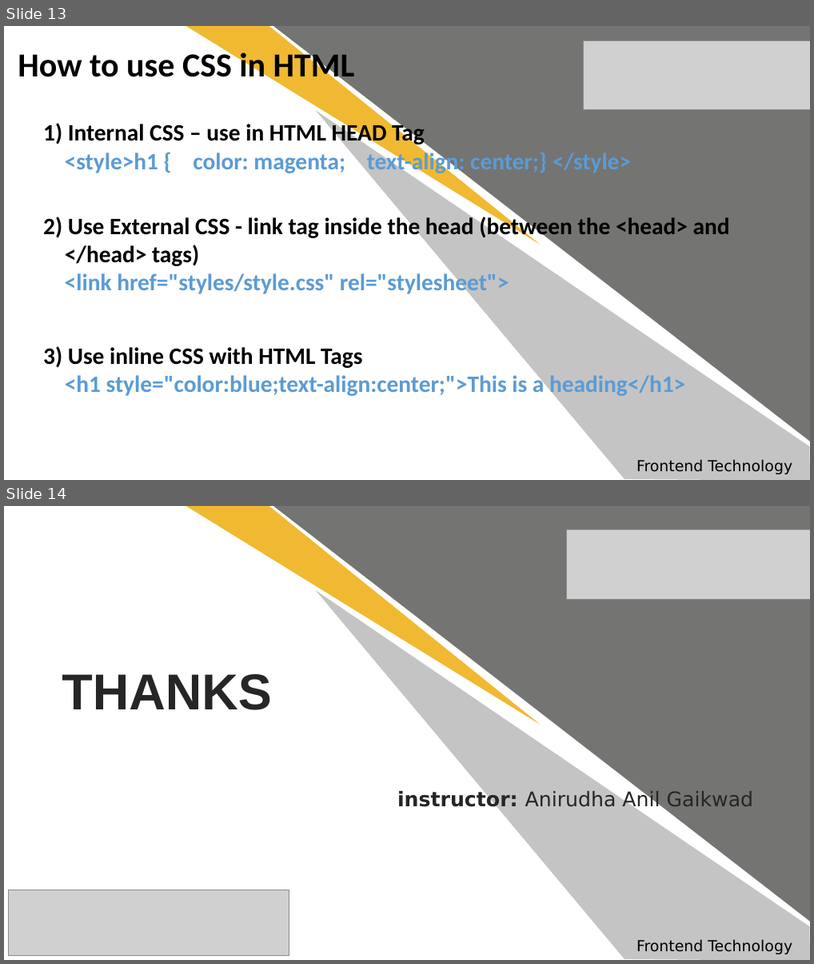
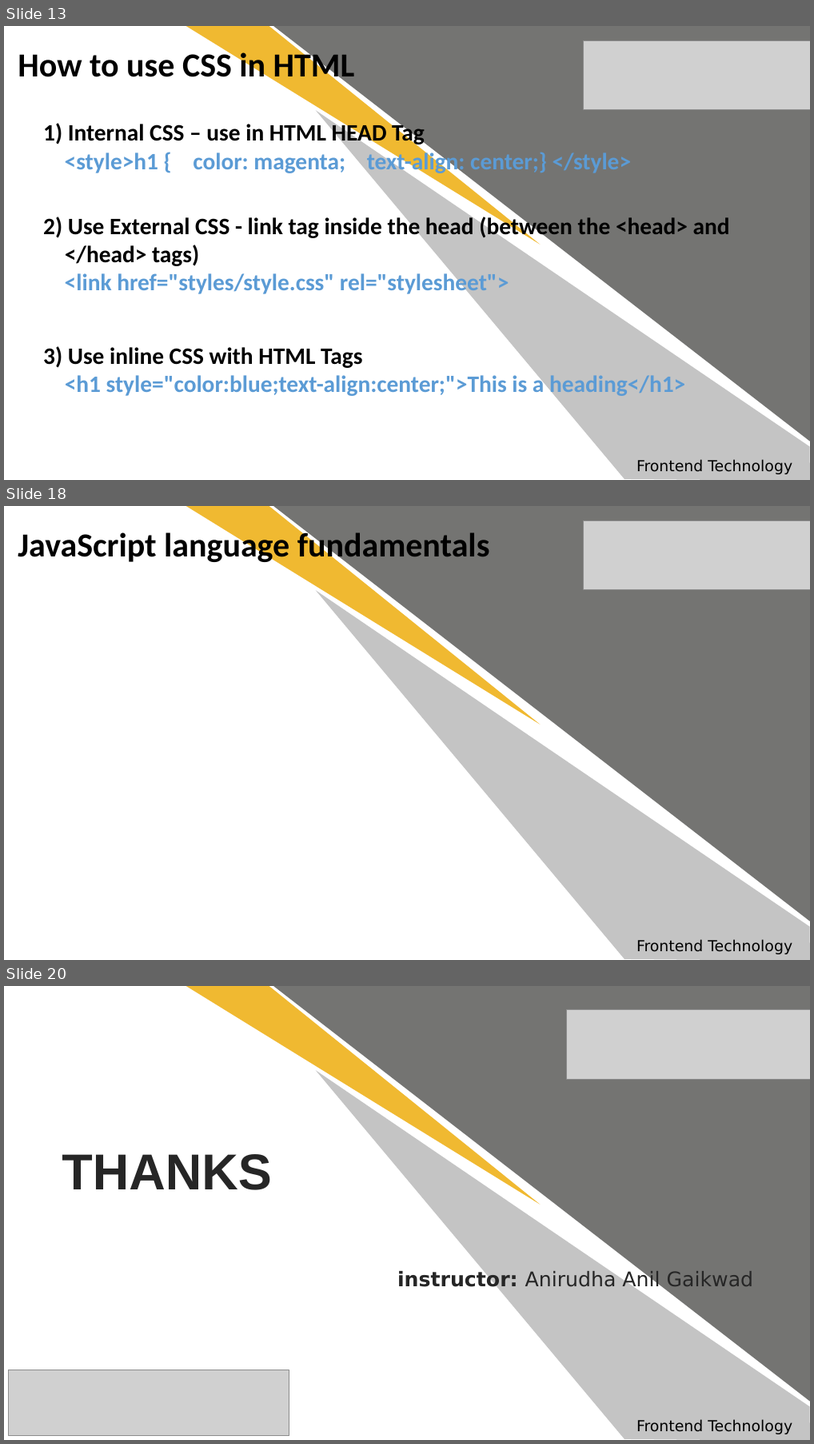
Before and after one commit to anirudhagaikwad/Python_Django_Internship_6Nov20, a slide deck: #2_Front-end_technology.pptx. Shown one above the other, each under a label of ours: slides 13 and 14 before the commit, slides 13, 18 and 20 after it; the slides between them are not shown. The pictures are 814x964 and 814x1444 pixels, drawn with LibreOffice and Linux fonts; fonts in the diff are those of the drawing; grey boxes stand for pictures. Boxes give left, top, right and bottom in pixels: in the first picture for what was removed or moved away, otherwise in the second. Text is boxed around its words. In the diff, an @@ line names an element or a change of style, - is before the commit and + after.

```diff
--- a/#2_Front-end_technology.pptx
+++ b/#2_Front-end_technology.pptx
@@ slide 18 added at (4, 506, 810, 960), background #FFFFFF @@
@@ text added at (18, 529, 490, 565), 40 pt, text #000000, bold @@
+JavaScript language fundamentals
@@ freeform shape added at (186, 506, 550, 751), fill #F0B931 @@
@@ right triangle added at (274, 506, 810, 921), fill #747472 @@
@@ freeform shape added at (304, 506, 810, 960), fill #C4C4C4 @@
@@ picture added at (583, 520, 810, 589) @@
@@ text added at (637, 939, 793, 954), 18 pt, text #000000 @@
+Frontend Technology
@@ what was slide 14 is now slide 20 @@
```
Also in this commit, not shown: 5 other slides added, 4 other files.
